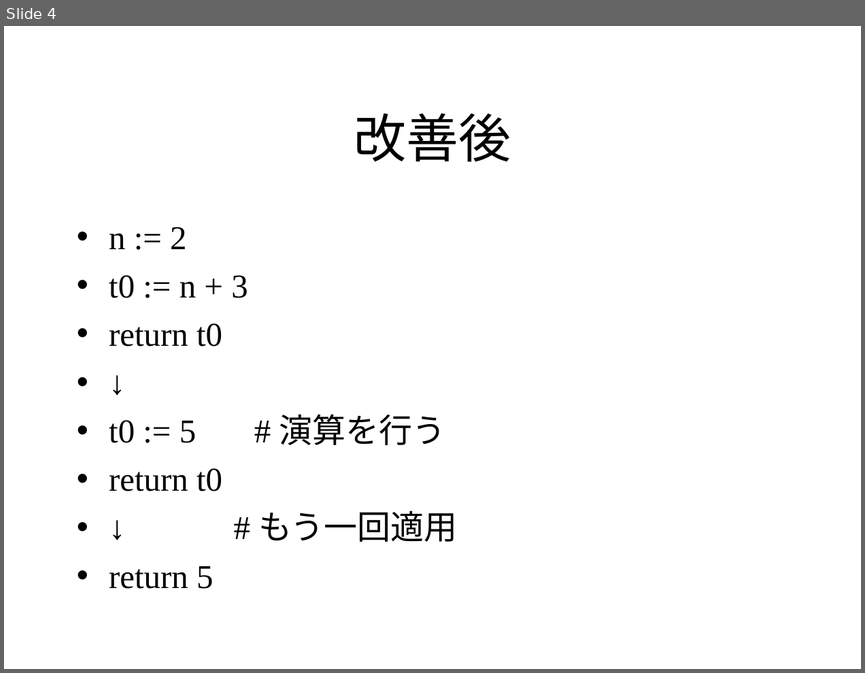
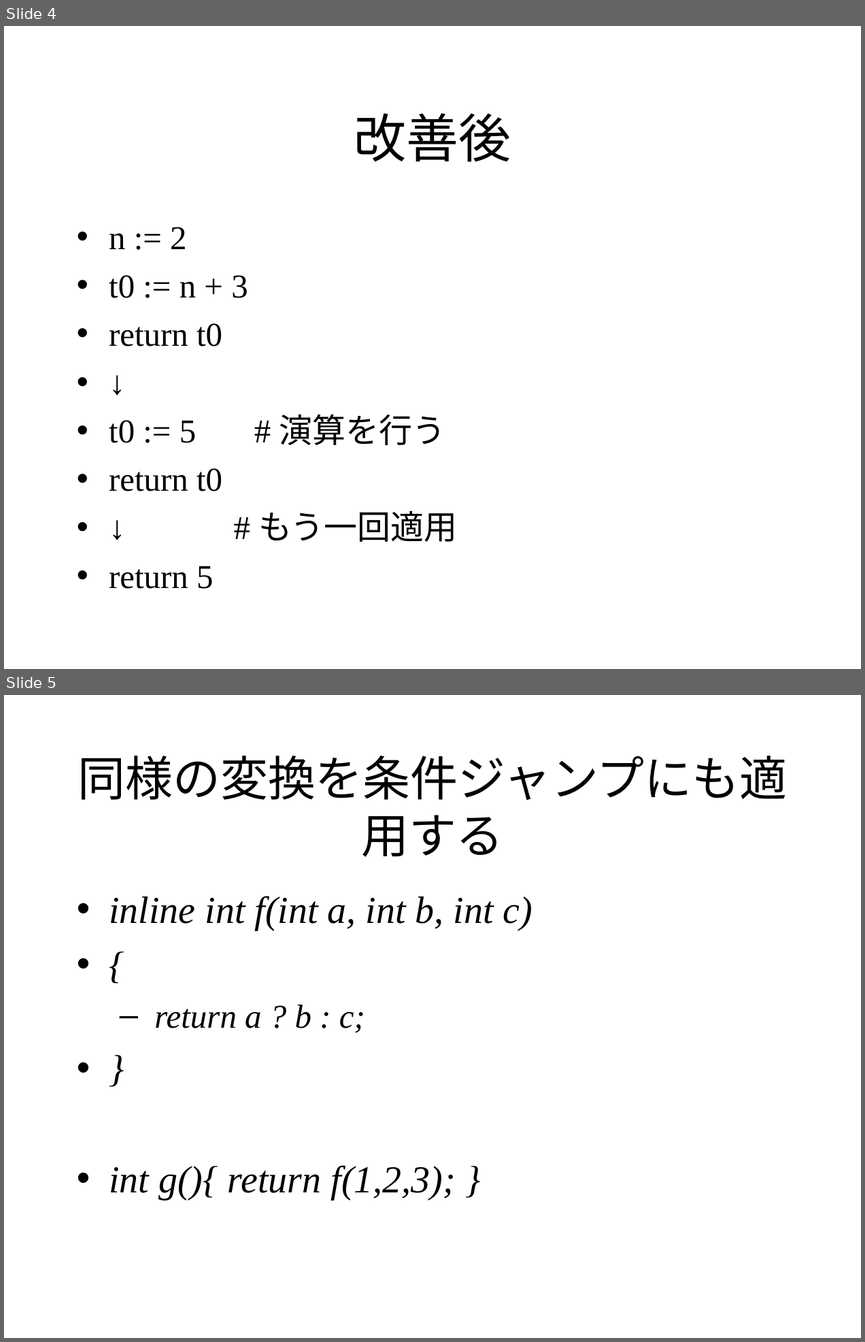
Before and after one commit to KeiHasegawa/hcc1_doc_ppt, a slide deck: 07_opt_imp.ppt. Shown one above the other, each under a label of ours: slide 4 before the commit, slides 4 and 5 after it. The pictures are 865x673 and 865x1342 pixels, drawn with LibreOffice and Linux fonts; fonts in the diff are those of the drawing. Boxes give left, top, right and bottom in pixels: in the first picture for what was removed or moved away, otherwise in the second. Text is boxed around its words. In the diff, an @@ line names an element or a change of style, - is before the commit and + after.

```diff
--- a/07_opt_imp.ppt
+++ b/07_opt_imp.ppt
@@ slide 5 added at (4, 695, 861, 1338), background #FFFFFF @@
@@ title added at (77, 756, 787, 857), 40 pt, text #000000 @@
+同様の変換を条件ジャンプにも適用する
@@ text added at (109, 896, 533, 1199), 32 pt, text #000000, italic @@
+• inline int f(int a, int b, int c)
+• {
+  – return a ? b : c;
+• }
+• int g(){ return f(1,2,3); }
```
Also in this commit, not shown: 1 slide changed, 3 other slides added, 3 other files.
